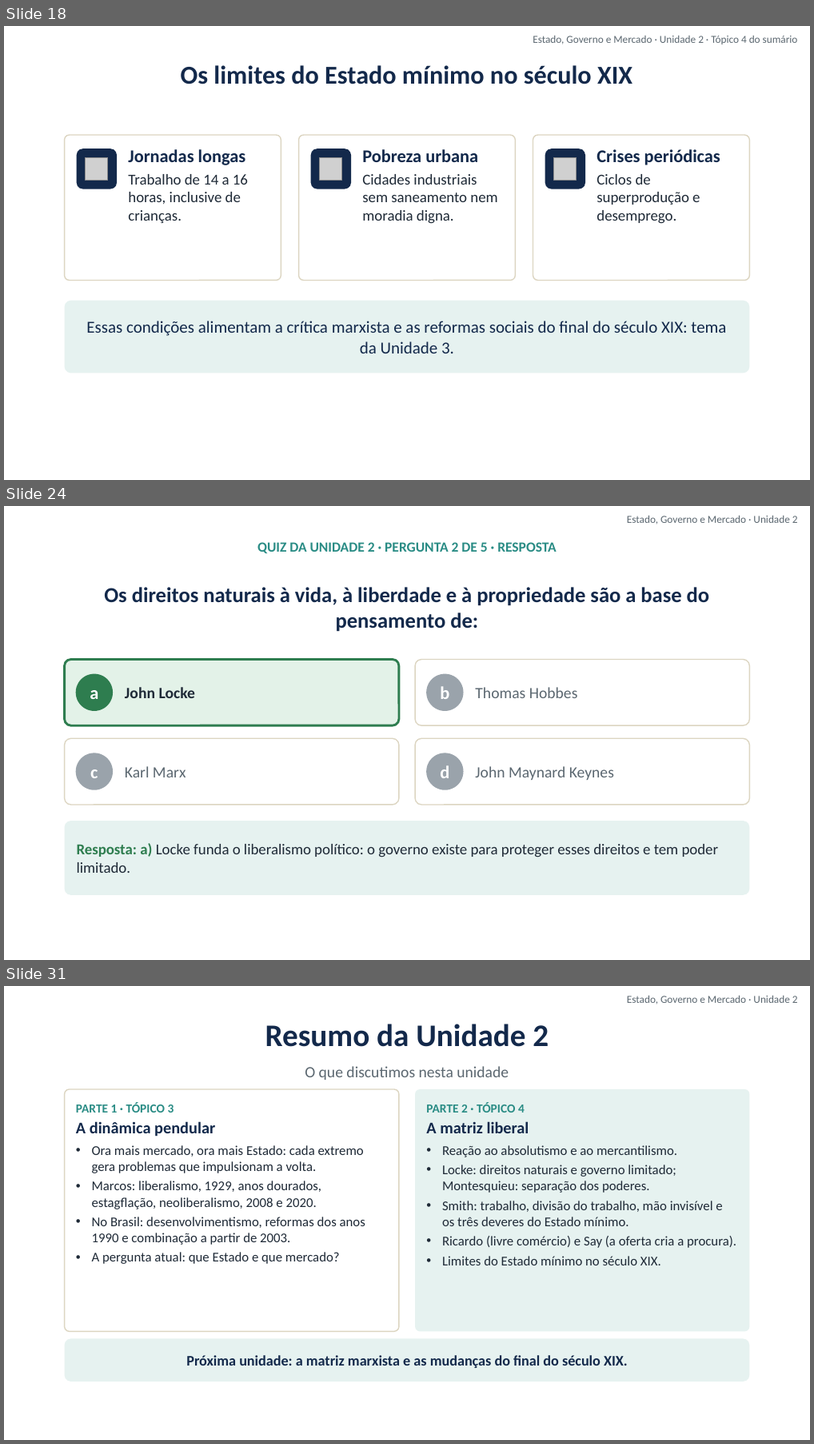
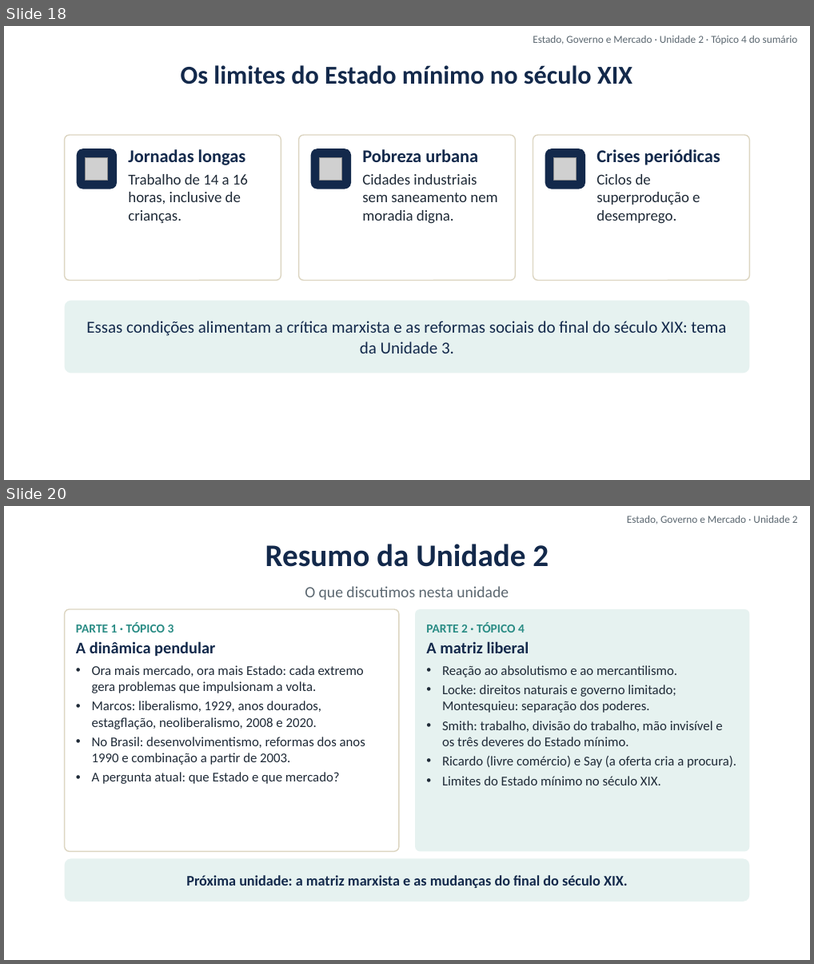
Before and after one commit to cleitonfranco74/gestao_publica, a slide deck: disciplina-01-estado-governo-mercado/materiais/02_Unidade_2_Pendulo_e_Matriz_Liberal.pptx. Shown one above the other, each under a label of ours: slides 18, 24 and 31 before the commit, slides 18 and 20 after it; the slides between them are not shown. The pictures are 814x1444 and 814x964 pixels, drawn with LibreOffice and Linux fonts; fonts in the diff are those of the drawing; grey boxes stand for pictures; background and template pictures are left out. Boxes give left, top, right and bottom in pixels: in the first picture for what was removed or moved away, otherwise in the second. Text is boxed around its words. In the diff, an @@ line names an element or a change of style, - is before the commit and + after.

```diff
--- a/disciplina-01-estado-governo-mercado/materiais/02_Unidade_2_Pendulo_e_Matriz_Liberal.pptx
+++ b/disciplina-01-estado-governo-mercado/materiais/02_Unidade_2_Pendulo_e_Matriz_Liberal.pptx
@@ slide 24 removed at bbox=[4, 506, 810, 960], background picture (left out) @@
@@ text removed at bbox=[627, 516, 798, 524] @@
-Estado, Governo e Mercado · Unidade 2
@@ text removed at bbox=[258, 542, 557, 554] @@
-QUIZ DA UNIDADE 2 · PERGUNTA 2 DE 5 · RESPOSTA
@@ text removed at bbox=[104, 587, 710, 632] @@
-Os direitos naturais à vida, à liberdade e à propriedade são a base do pensamento de:
@@ rounded rectangle removed at bbox=[65, 660, 399, 725] @@
@@ rounded rectangle removed at bbox=[415, 660, 750, 725] @@
@@ rounded rectangle removed at bbox=[76, 674, 113, 711] @@
-a
@@ text removed at bbox=[125, 687, 196, 698] @@
-John Locke
@@ rounded rectangle removed at bbox=[426, 674, 464, 711] @@
-b
@@ text removed at bbox=[475, 687, 578, 698] @@
-Thomas Hobbes
@@ rounded rectangle removed at bbox=[65, 738, 399, 804] @@
@@ rounded rectangle removed at bbox=[415, 738, 750, 804] @@
@@ rounded rectangle removed at bbox=[76, 752, 113, 790] @@
-c
@@ text removed at bbox=[125, 766, 186, 777] @@
-Karl Marx
@@ rounded rectangle removed at bbox=[426, 752, 464, 790] @@
-d
@@ text removed at bbox=[475, 766, 614, 780] @@
-John Maynard Keynes
@@ rounded rectangle removed at bbox=[65, 820, 750, 895] @@
-Resposta: a) Locke funda o liberalismo político: o governo existe para proteger esses direitos e tem poder limitado.
@@ what was slide 31 is now slide 20 @@
```
Also in this commit, not shown: 1 slide changed, 10 other slides removed, 17 other files.
